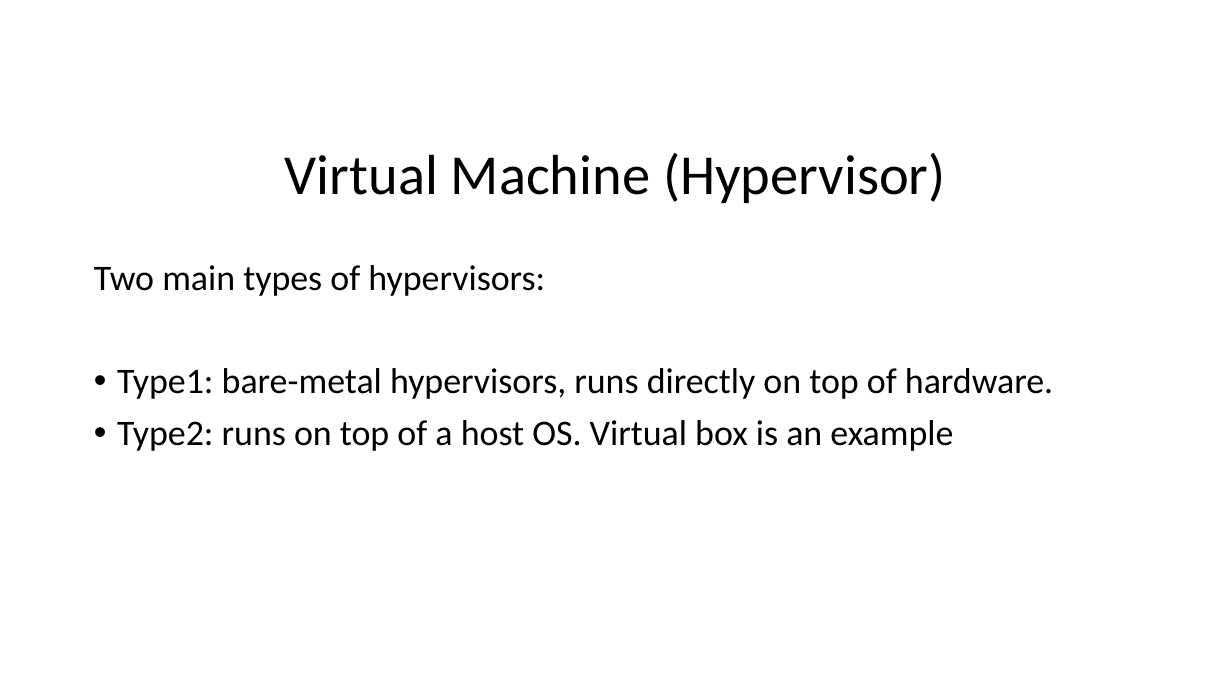
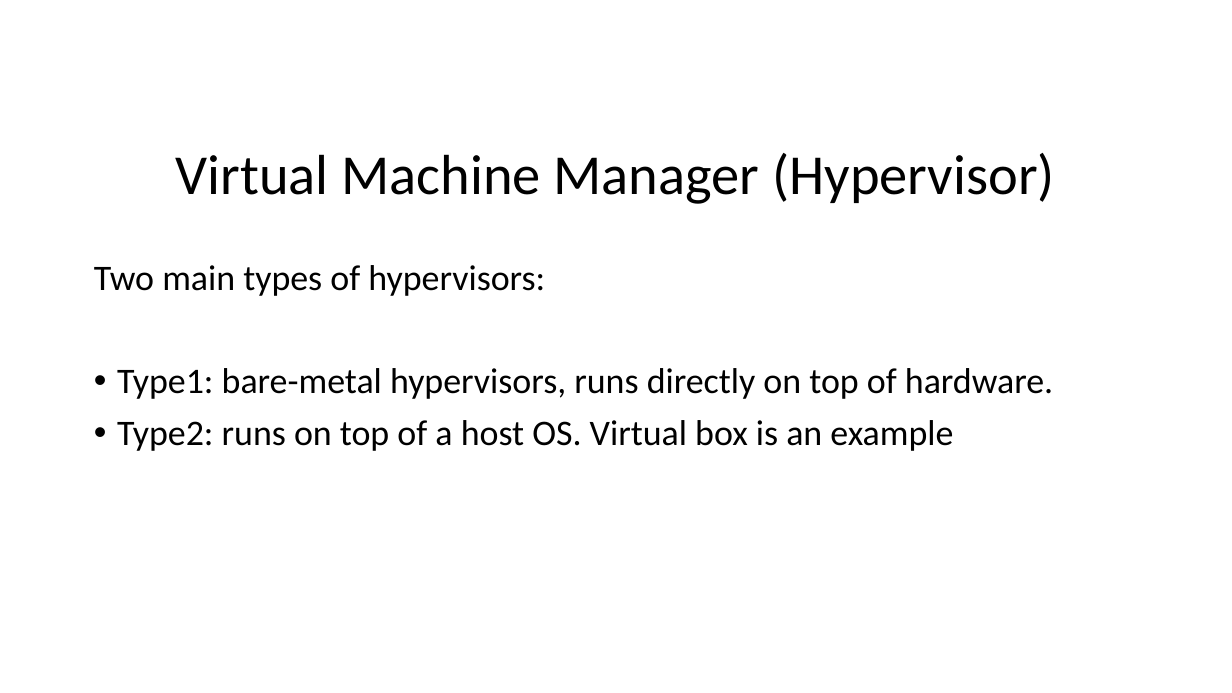
Before and after one commit to parsabee/UO_CIS212_LAB_SPRING19, a slide deck: slide 2 of week1/Lab1.pptx. Drawn at 1232x693 pixels with LibreOffice and Linux fonts; fonts in the diff are those of the drawing. Boxes give left, top, right and bottom in pixels: in the first picture for what was removed or moved away, otherwise in the second. Text is boxed around its words. In the diff, an @@ line names an element or a change of style, - is before the commit and + after.

```diff
--- a/week1/Lab1.pptx
+++ b/week1/Lab1.pptx
@@ title at <box>176,153,1055,204</box>: text changed @@
-Virtual Machine (Hypervisor)
+Virtual Machine Manager (Hypervisor)
```
Also in this commit, not shown: 2 other slides changed.
